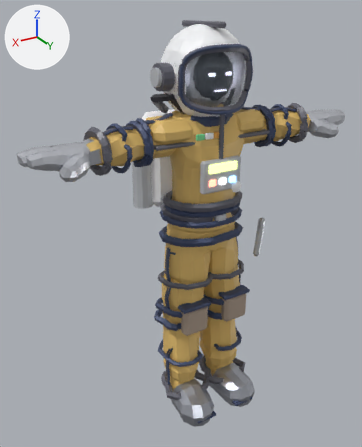
The glTF model assets/models/char_droid.glb, before and after one commit.
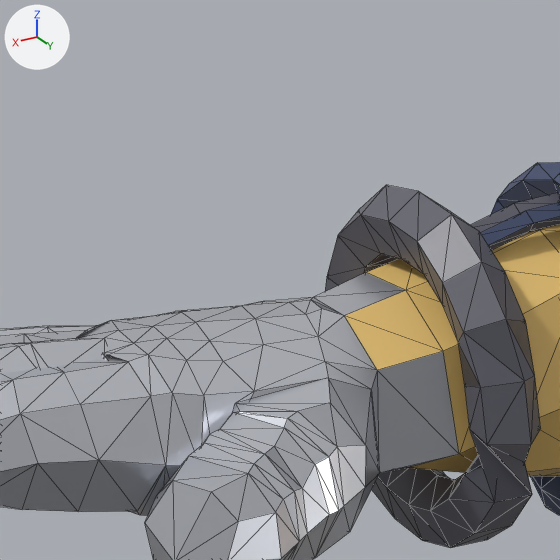
The first picture shows the older version from a camera (50 mm lens) standing at (0.604, 0.935, 0.937) and looking at (0.033, -0.016, 0.462). The close-ups show the older and then the newer version on the part from 11% to 32% of the width and 23% to 40% of the height of that picture. Only the edits that show in the close-ups are written down. Lighting does not change. The marker at upper left points along +X, +Y and +Z. The close-ups show mesh edges as thin lines. Where no turn or scale is listed for an object, it has been applied to the vertices. Vertices at exactly the same position are counted once.

Names of what the first close-up shows: 'LowerArm.R_dark', 'LowerArm.R_droid_trim', 'Worker_Body_suit'.
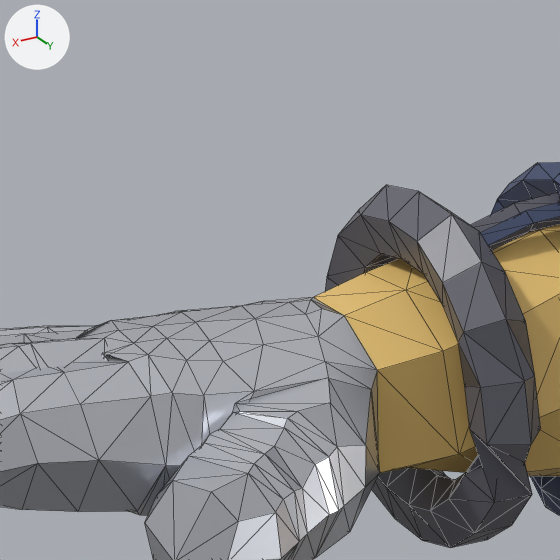
Location of each change, [x1, y1, x2, y2] in pixels of the close-ups (560 x 560 px):
part 1 of me_cube_001, recoloured (white to orange)
    both: [313, 273, 459, 473]

Diff of the bpy script that builds the scene:
```diff
--- a/assets/models/char_droid.glb.py
+++ b/assets/models/char_droid.glb.py
@@ me_cube_001 @@
 me_cube_001.from_pydata(...)  # 1209 vertices, 2414 faces; spans x -0.408..0.408, y -0.042..0.103, z 0.466..0.752
 # used by ob_worker_body_suit; location = (0.0, 0.0, 0.0)
+# me_cube_001 part 1: 11 faces spanning x -0.283..0.283, y 0.012..0.066, z 0.658..0.707 switch from mat_droid_glove_001 (white #dadde5) to mat_droid_suit (orange #e5bf6f)
```
